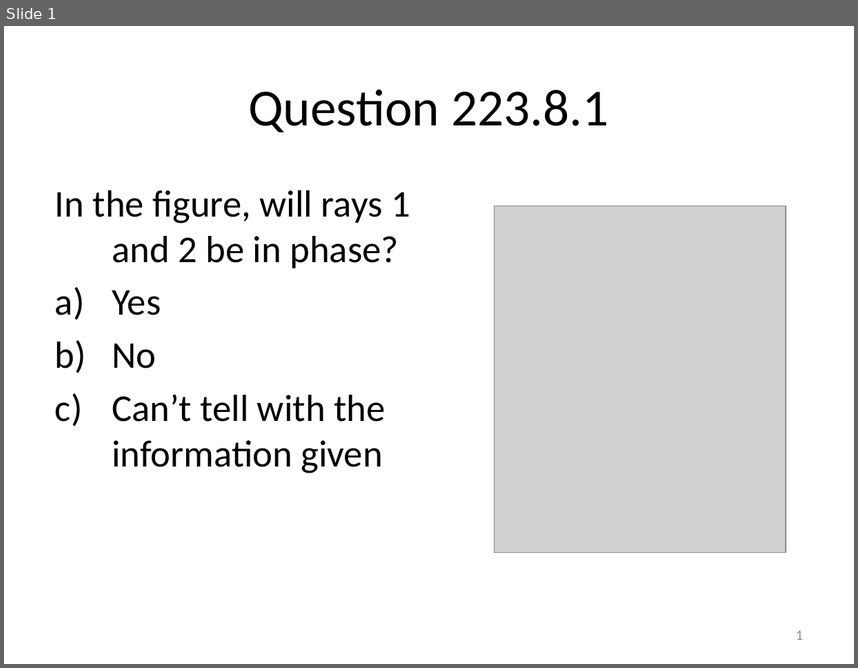
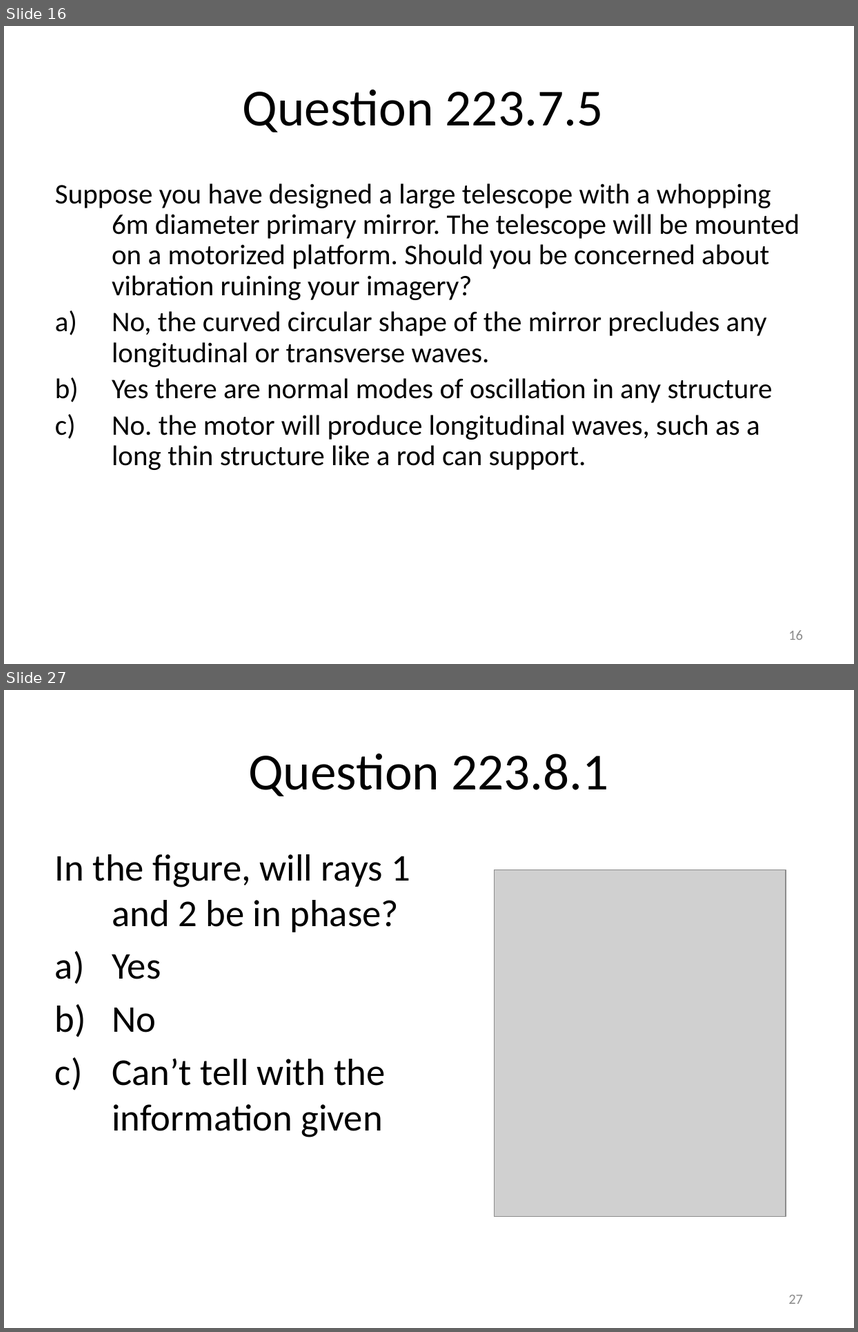
Before and after one commit to rtlines/Introductory-Physics-II, a slide deck: Lecture_Slides/PH 123 Lecture 09.pptx. Shown one above the other, each under a label of ours: slide 1 before the commit, slides 16 and 27 after it; the slides between them are not shown. The pictures are 858x668 and 858x1332 pixels, drawn with LibreOffice and Linux fonts; fonts in the diff are those of the drawing; grey boxes stand for pictures. Boxes give left, top, right and bottom in pixels: in the first picture for what was removed or moved away, otherwise in the second. Text is boxed around its words. In the diff, an @@ line names an element or a change of style, - is before the commit and + after.

```diff
--- a/Lecture_Slides/PH 123 Lecture 09.pptx
+++ b/Lecture_Slides/PH 123 Lecture 09.pptx
@@ slide 16 added at (4,26,854,664), background #FFFFFF @@
@@ title added at (243,89,604,132), 44 pt, text #000000 @@
+Question 223.7.5
@@ text added at (55,183,800,470), 24 pt, text #000000 @@
+Suppose you have designed a large telescope with a whopping 6m diameter primary mirror. The telescope will be mounted on a motorized platform. Should you be concerned about vibration ruining your imagery?
+a) No, the curved circular shape of the mirror precludes any longitudinal or transverse waves.
+b) Yes there are normal modes of oscillation in any structure
+c) No. the motor will produce longitudinal waves, such as a long thin structure like a rod can support.
@@ page number added at (789,630,803,639), 12 pt, text #8C8C8C @@
+16
@@ what was slide 1 is now slide 27 @@
@@ page number at (789,1294,803,1303): text changed @@
-1
+27
```
Also in this commit, not shown: 25 other slides added, 26 other files.
